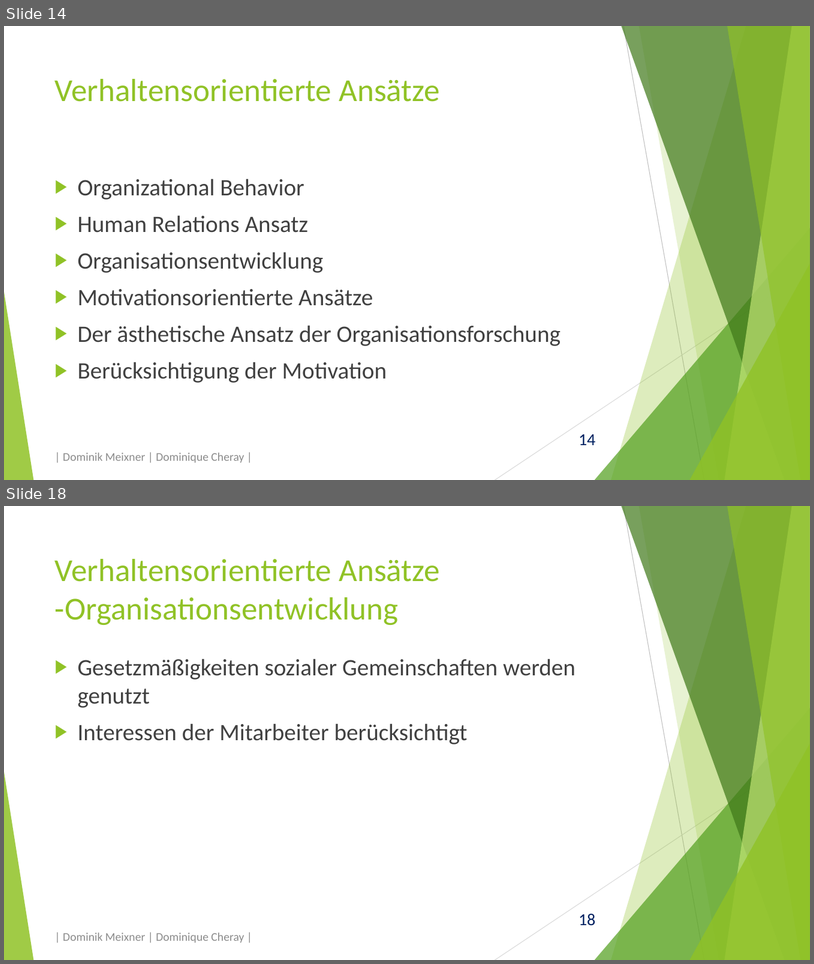
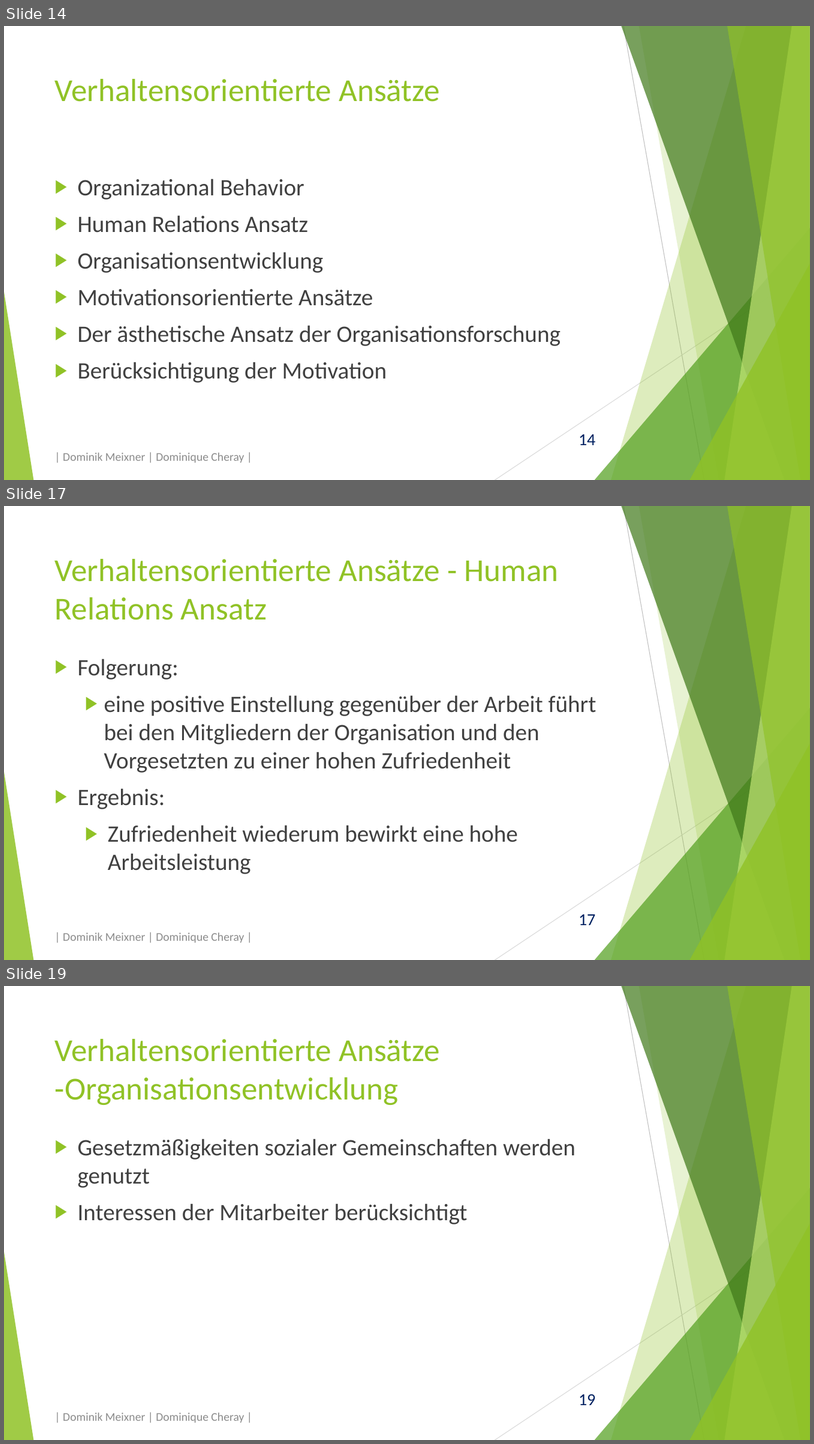
Before and after one commit to domeix/BlaBla, a slide deck: OrgatheoretAns/OrgatheoretAnsPraes.pptx. Shown one above the other, each under a label of ours: slides 14 and 18 before the commit, slides 14, 17 and 19 after it; the slides between them are not shown. The pictures are 814x964 and 814x1444 pixels, drawn with LibreOffice and Linux fonts; fonts in the diff are those of the drawing. Boxes give left, top, right and bottom in pixels: in the first picture for what was removed or moved away, otherwise in the second. Text is boxed around its words. In the diff, an @@ line names an element or a change of style, - is before the commit and + after.

```diff
--- a/OrgatheoretAns/OrgatheoretAnsPraes.pptx
+++ b/OrgatheoretAns/OrgatheoretAnsPraes.pptx
@@ slide 17 added at [4,506,810,960], background #FFFFFF; not listed: 11 template elements that a slide beside it also shows @@
@@ title added at [55,559,558,620], 38 pt, text #90C226 @@
+Verhaltensorientierte Ansätze - Human Relations Ansatz
@@ text added at [78,658,597,874], 28 pt, text #404040 @@
+▶ Folgerung:
+  ▶ eine positive Einstellung gegenüber der Arbeit führt bei den Mitgliedern der Organisation und den Vorgesetzten zu einer hohen Zufriedenheit
+    ▶ Ergebnis:
+      ▶ Zufriedenheit wiederum bewirkt eine hohe Arbeitsleistung
@@ text added at [63,932,244,942], 14 pt, text #8C8C8C @@
+| Dominik Meixner | Dominique Cheray |
@@ what was slide 18 is now slide 19 @@
@@ page number at [579,1393,596,1405]: text changed @@
-18
+19
```
Also in this commit, not shown: 9 slides changed, 14 other slides added, 1 other file.
